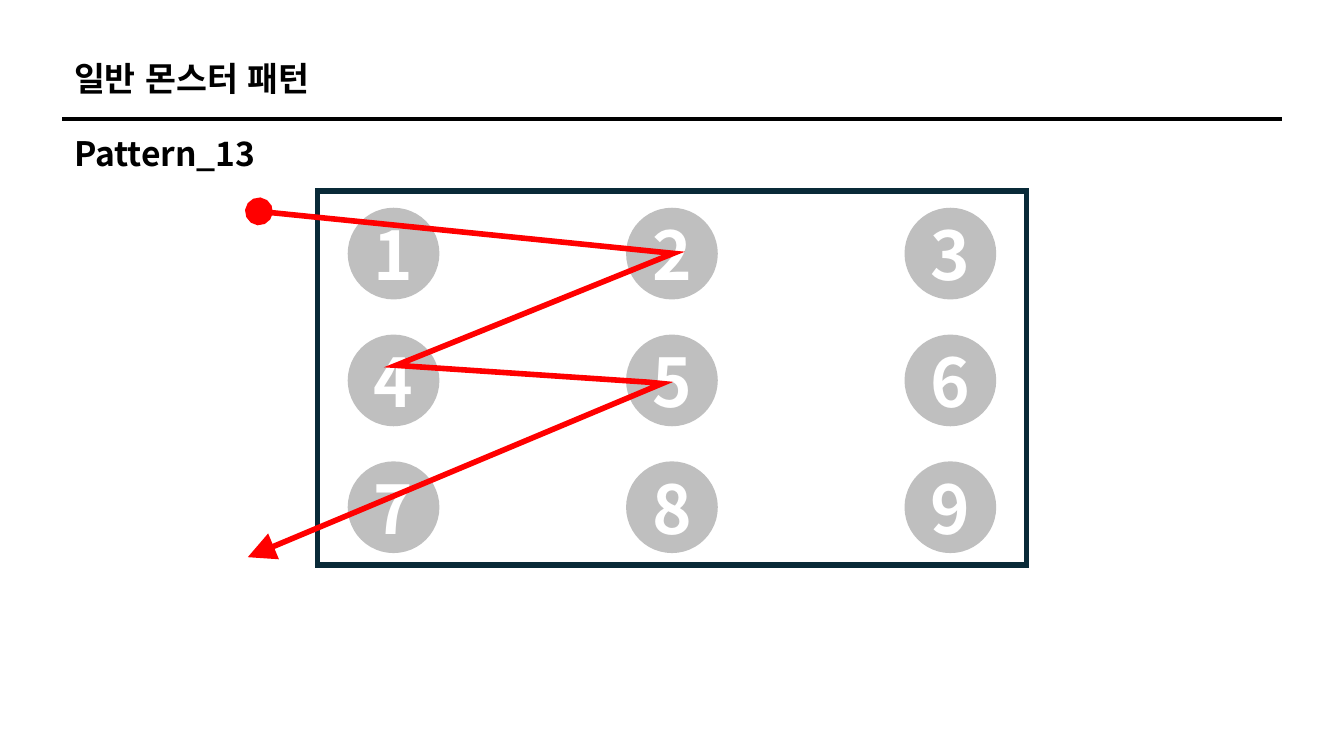
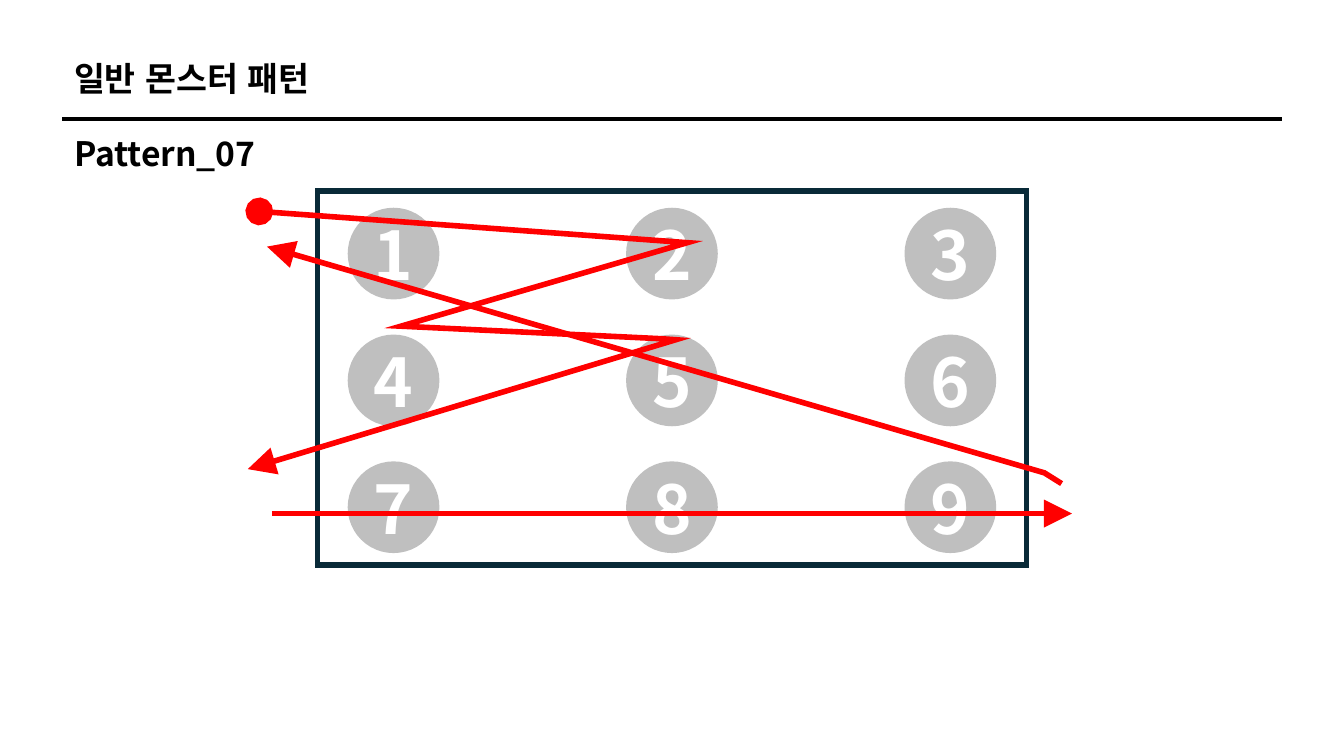
Before and after one commit to ikarijaeyoung/Project_SkyPower, a slide deck: slide 56 of Project_Design/백승헌/전투기획.pptx (slide 62 before the commit). Drawn at 1344x756 pixels with LibreOffice and Linux fonts; fonts in the diff are those of the drawing. Boxes give left, top, right and bottom in pixels: in the first picture for what was removed or moved away, otherwise in the second. Text is boxed around its words. In the diff, an @@ line names an element or a change of style, - is before the commit and + after.

```diff
--- a/Project_Design/백승헌/전투기획.pptx
+++ b/Project_Design/백승헌/전투기획.pptx
@@ text at [74, 141, 256, 172]: text changed @@
-Pattern_13
+Pattern_07
@@ freeform shape: place and size @@
-freeform shape at [248, 212, 674, 558]
+freeform shape at [248, 212, 688, 470]
@@ freeform shape added at [267, 247, 1062, 484], outline #FF0000 4 pt @@
@@ freeform shape added at [272, 509, 1073, 514], outline #FF0000 4 pt @@
```
Also in this commit, not shown: 9 other slides changed, 6 slides removed.
